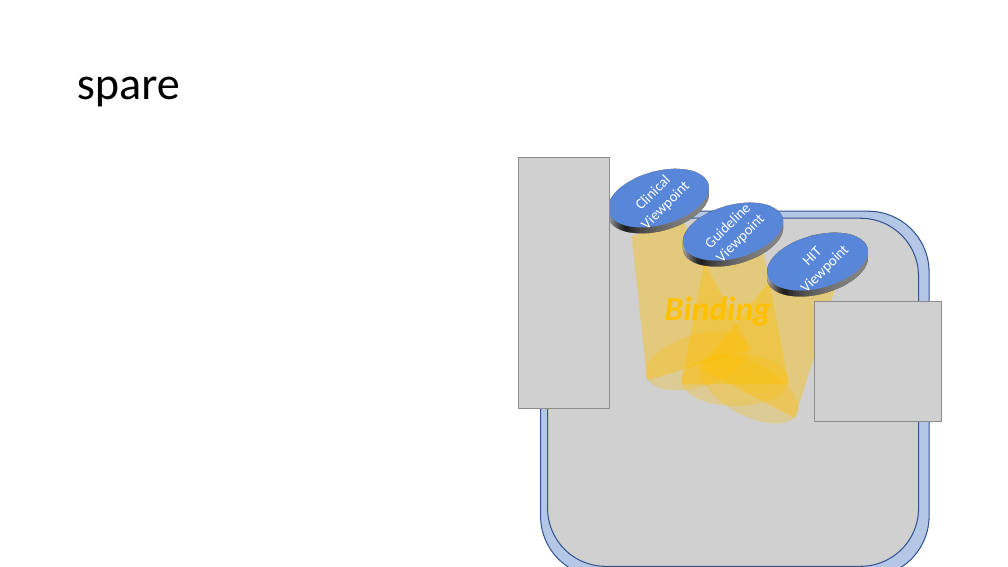
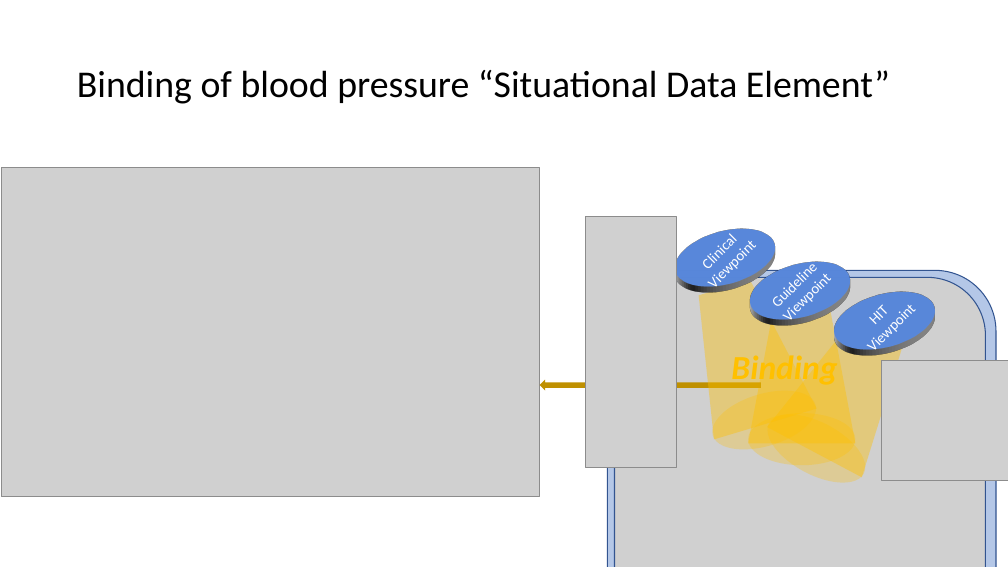
Before and after one commit to ModelDriven/OnticHealth, a slide deck: slide 8 of WhitePaper/Semantics for Healthcare Data.pptx. Drawn at 1008x567 pixels with LibreOffice and Linux fonts; fonts in the diff are those of the drawing; grey boxes stand for pictures. Boxes give left, top, right and bottom in pixels: in the first picture for what was removed or moved away, otherwise in the second. Text is boxed around its words. In the diff, an @@ line names an element or a change of style, - is before the commit and + after.

```diff
--- a/WhitePaper/Semantics for Healthcare Data.pptx
+++ b/WhitePaper/Semantics for Healthcare Data.pptx
@@ title at [77, 70, 890, 104]: text changed; size 44 to 36 pt @@
-spare
+Binding of blood pressure “Situational Data Element”
@@ picture added at [1, 168, 539, 497] @@
@@ rounded rectangle removed at [541, 211, 929, 567] @@
@@ 2 ellipses, 1 picture: place and size @@
-2 ellipses, 1 picture at [519, 157, 792, 408]
+2 ellipses, 1 picture at [585, 216, 858, 468]
@@ rounded rectangle added at [608, 271, 997, 567], fill #B4C7E7, outline #325491 1 pt, 72 pt, text #843C0B, italic @@
+Concepts
@@ trapezoid at [673, 272, 817, 439]: rotation 28 to 343 degrees @@
@@ trapezoid at [768, 301, 929, 477]: rotation 343 to 28 degrees @@
@@ left arrow added at [540, 380, 761, 390], fill #BF9000 @@
@@ ellipse at [706, 380, 823, 460]: rotation 28 to 343 degrees @@
@@ 2 pictures, 2 ellipses, 1 text, 1 trapezoid: place and size @@
-2 pictures, 2 ellipses, 1 text, 1 trapezoid at [547, 219, 941, 566]
+2 pictures, 2 ellipses, 1 text, 1 trapezoid at [615, 278, 1008, 567]
@@ ellipse at [757, 401, 876, 497]: rotation 343 to 28 degrees @@
```
Also in this commit, not shown: 1 other slide changed, 2 other files.
